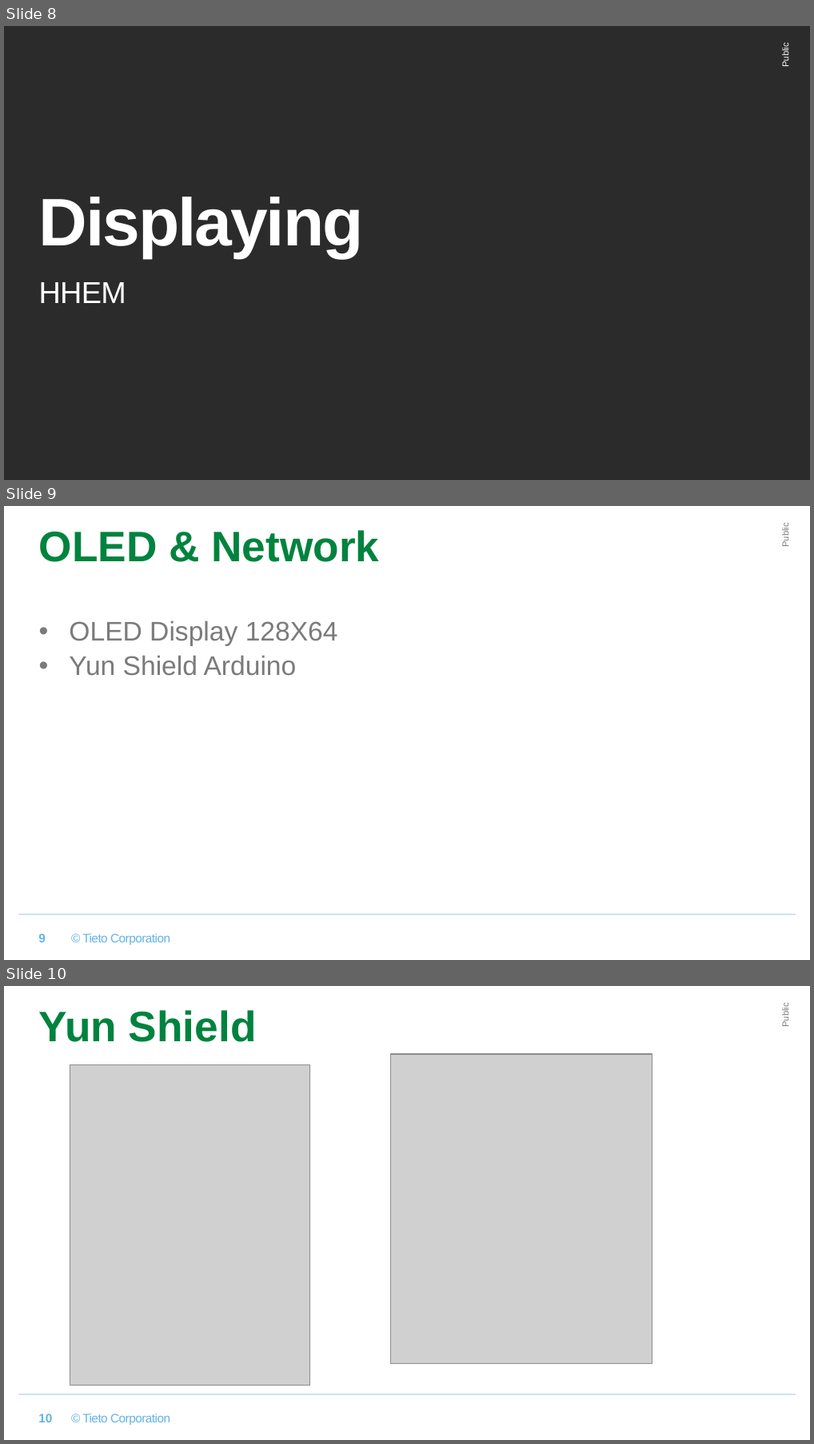
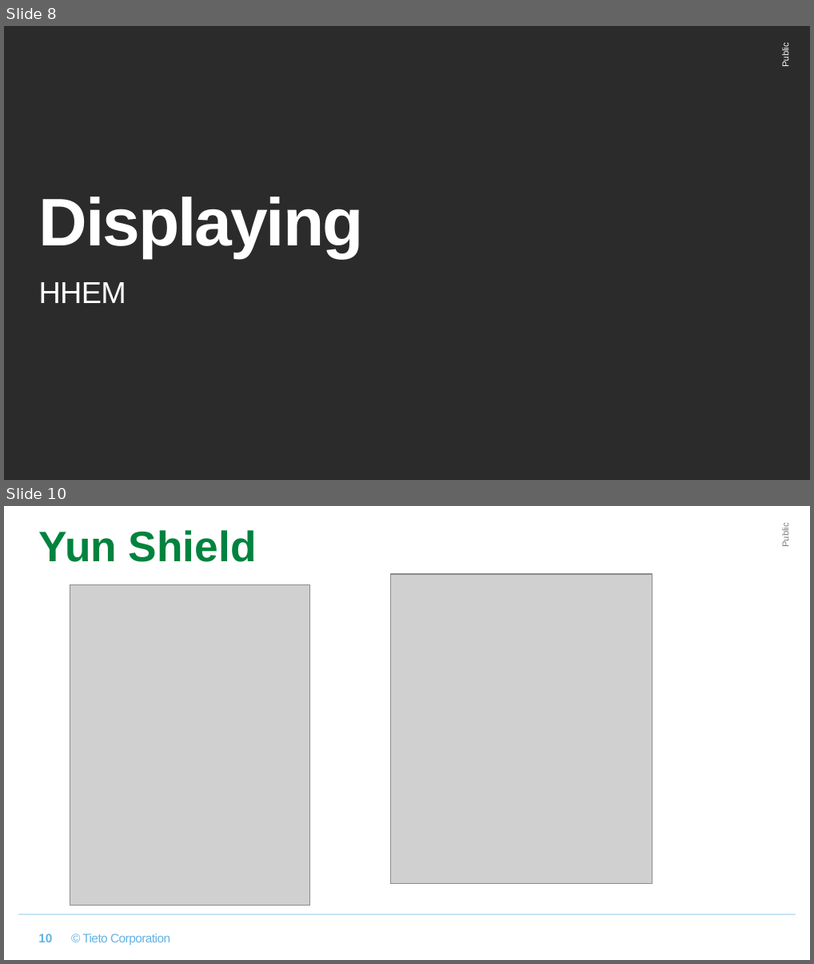
Before and after one commit to xpanhhu/hand-held_environment_monitor, a slide deck: hand-held_environment_monitor_Template.pptx. Shown one above the other, each under a label of ours: slides 8, 9 and 10 before the commit, slides 8 and 10 after it; the slides between them are not shown. The pictures are 814x1444 and 814x964 pixels, drawn with LibreOffice and Linux fonts; fonts in the diff are those of the drawing; grey boxes stand for pictures; background and template pictures are left out; a plain dark background stands for a picture behind light text. Boxes give left, top, right and bottom in pixels: in the first picture for what was removed or moved away, otherwise in the second. Text is boxed around its words. In the diff, an @@ line names an element or a change of style, - is before the commit and + after.

```diff
--- a/hand-held_environment_monitor_Template.pptx
+++ b/hand-held_environment_monitor_Template.pptx
@@ slide 9 removed at <box>4,506,810,960</box>, background #FFFFFF; not listed: 3 template elements that a slide beside it also shows @@
@@ title removed at <box>39,530,379,562</box> @@
-OLED & Network
@@ text removed at <box>69,620,338,676</box> @@
-• OLED Display 128X64
-• Yun Shield Arduino
@@ page number removed at <box>38,933,46,942</box> @@
-9
```
Also in this commit, not shown: 2 slides changed, 1 slide added.
